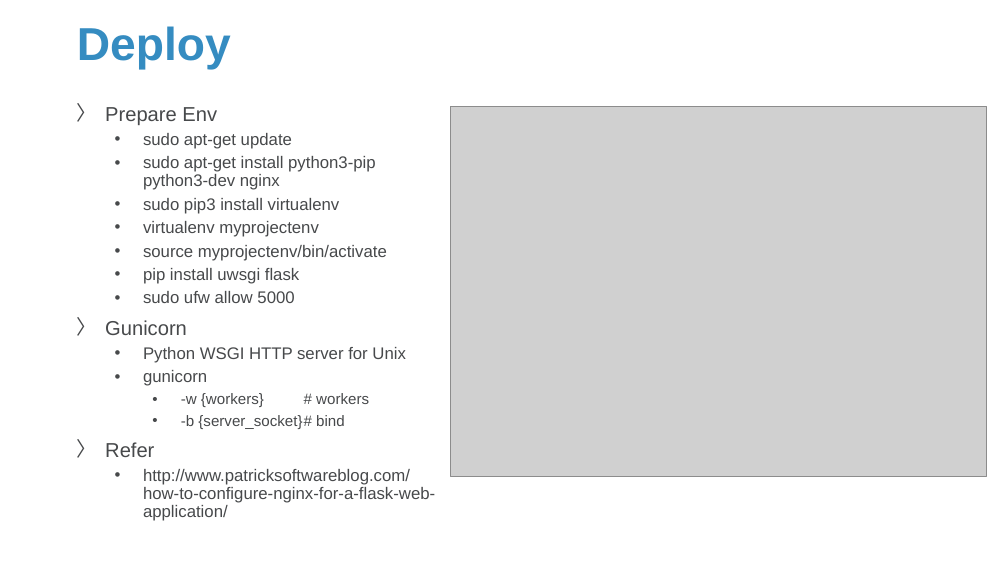
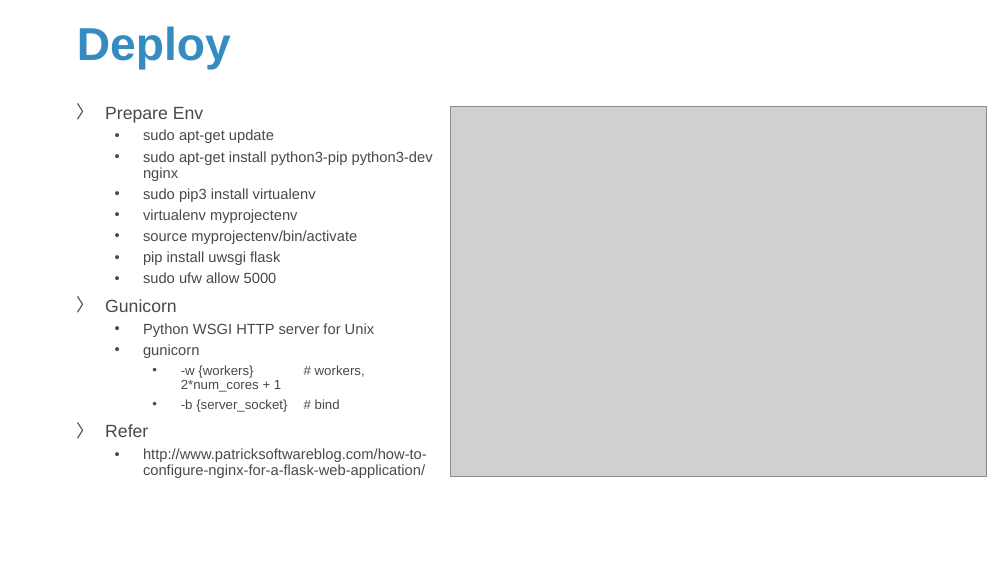
Before and after one commit to Sparks-Lu/TechNotes, a slide deck: slide 11 of Web/Flask-Notes.pptx. Drawn at 1008x567 pixels with LibreOffice and Linux fonts; fonts in the diff are those of the drawing; grey boxes stand for pictures; background and template pictures are left out. Boxes give left, top, right and bottom in pixels: in the first picture for what was removed or moved away, otherwise in the second. Text is boxed around its words. In the diff, an @@ line names an element or a change of style, - is before the commit and + after.

```diff
--- a/Web/Flask-Notes.pptx
+++ b/Web/Flask-Notes.pptx
@@ text at [105,107,433,478]: size 19.2 to 16.8 pt in "Prepare Env", "Gunicorn", "Refer"; size 16 to 14 pt in "sudo apt-get update", "sudo apt-get install python3-pip python3-dev nginx", "sudo pip3 install virtualenv", "virtualenv myprojectenv" and 6 more places; size 14.4 to 12.6 pt in "-b {server_socket} # bind" @@
@@ text at [181,365,281,392]: text changed; size 14.4 to 12.6 pt @@
-    • -w {workers} # workers
+    • -w {workers} # workers, 2*num_cores + 1
```
Also in this commit, not shown: 3 other slides changed, 2 slides added, 8 other files.
